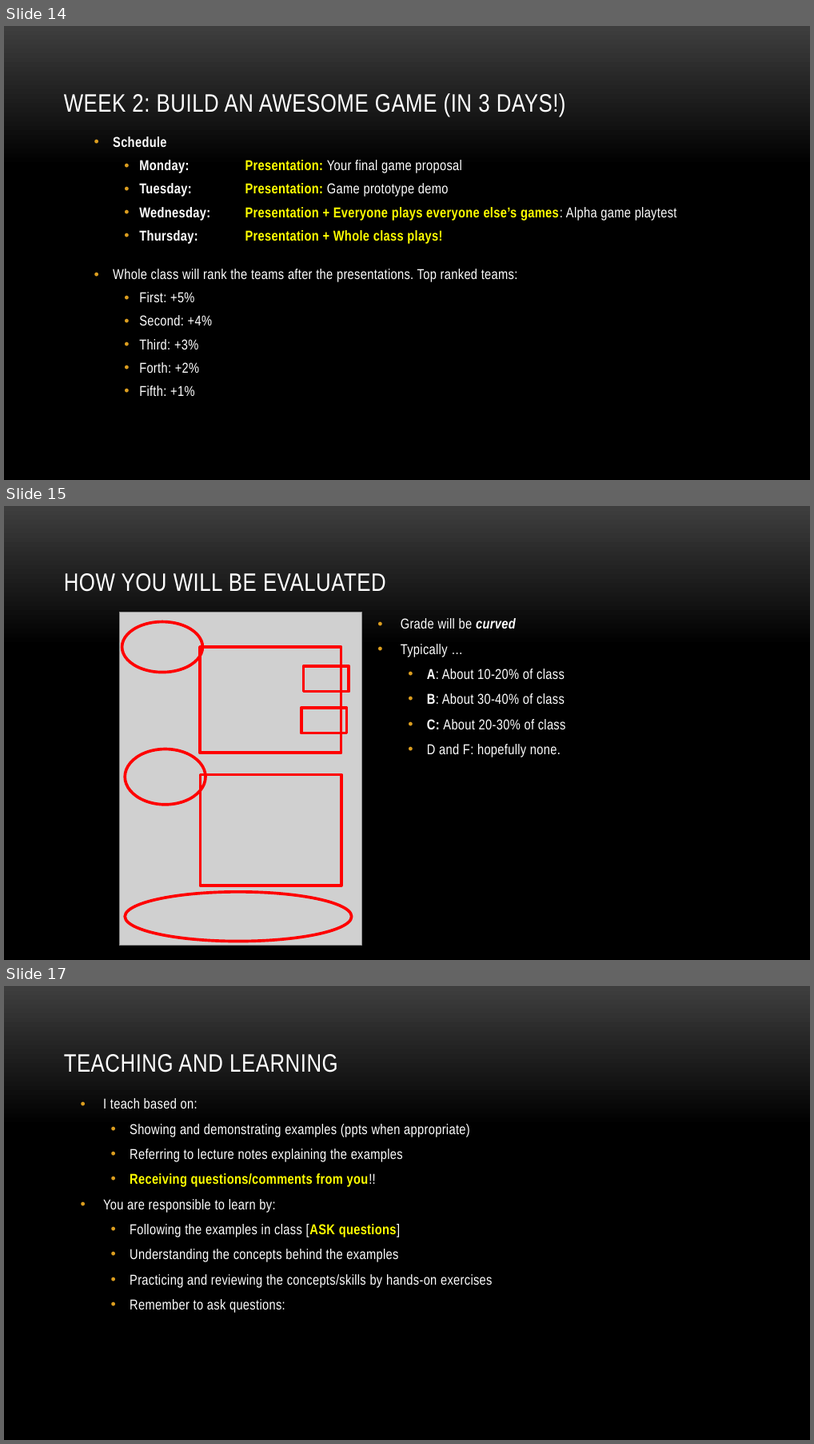
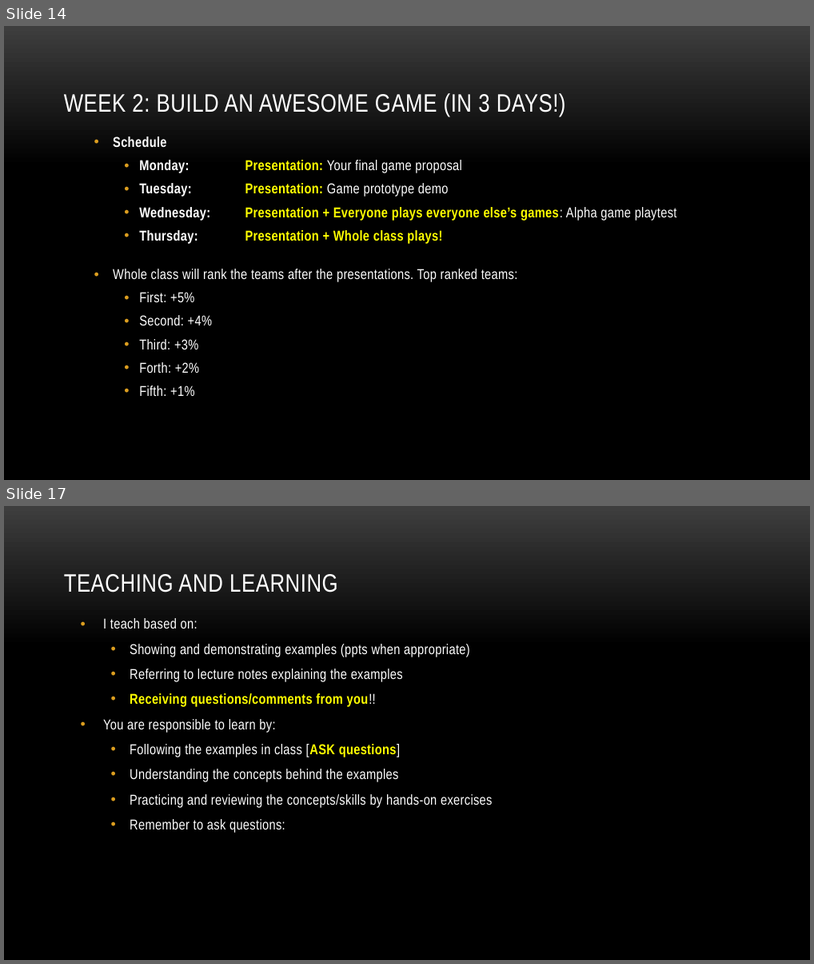
Before and after one commit to myuwbclasses/IntroGameDev-XJTU, a slide deck: PPT/Intro.pptx. Shown one above the other, each under a label of ours: slides 14, 15 and 17 before the commit, slides 14 and 17 after it; the slides between them are not shown. The pictures are 814x1444 and 814x964 pixels, drawn with LibreOffice and Linux fonts; fonts in the diff are those of the drawing; grey boxes stand for pictures; background and template pictures are left out. Boxes give left, top, right and bottom in pixels: in the first picture for what was removed or moved away, otherwise in the second. Text is boxed around its words. In the diff, an @@ line names an element or a change of style, - is before the commit and + after.

```diff
--- a/PPT/Intro.pptx
+++ b/PPT/Intro.pptx
@@ slide 15 removed at [4, 506, 810, 960], background picture (left out) @@
@@ title removed at [64, 573, 386, 592] @@
-HOW YOU WILL BE EVALUATED
@@ picture removed at [119, 612, 362, 945] @@
@@ ellipse removed at [122, 621, 202, 672] @@
@@ text removed at [401, 618, 566, 757] @@
-• Grade will be curved
-• Typically …
-  • A: About 10-20% of class
-  • B: About 30-40% of class
-  • C: About 20-30% of class
-  • D and F: hopefully none.
@@ rectangle removed at [200, 647, 341, 753] @@
@@ rectangle removed at [303, 666, 349, 692] @@
@@ rectangle removed at [302, 708, 347, 733] @@
@@ ellipse removed at [125, 749, 206, 805] @@
@@ rectangle removed at [201, 775, 342, 885] @@
@@ ellipse removed at [125, 892, 352, 941] @@
```
Also in this commit, not shown: 8 slides changed, 2 slides added.
